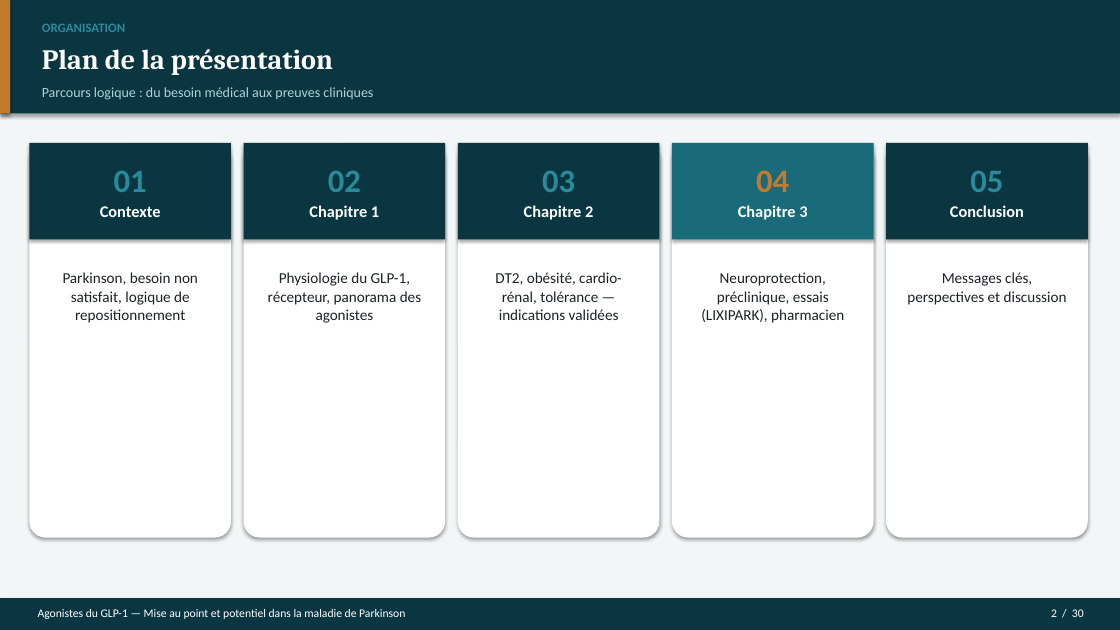
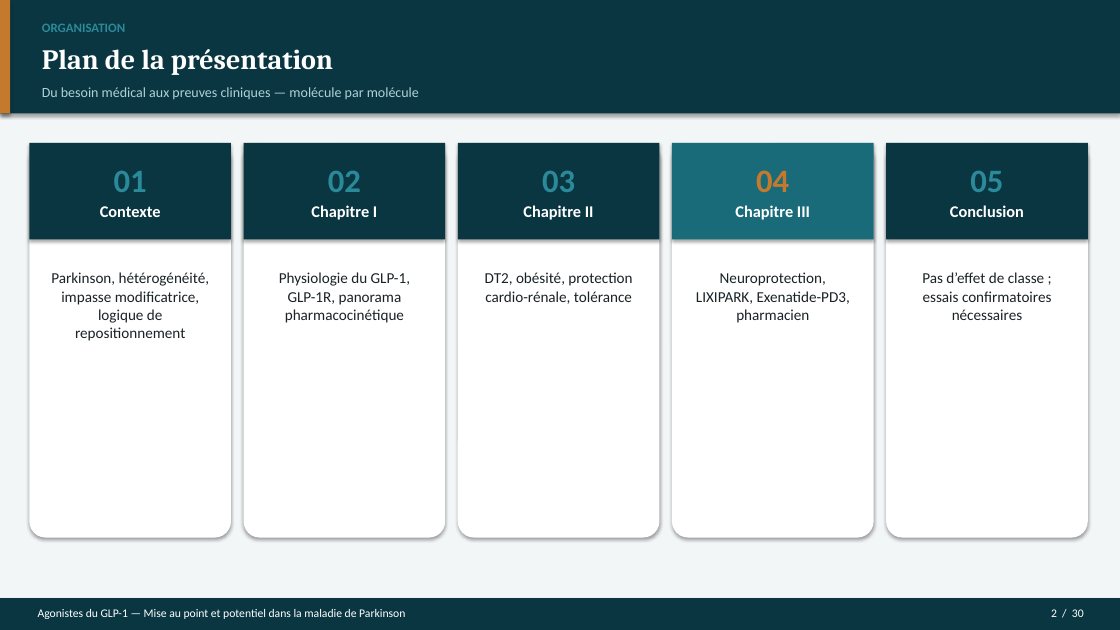
Before and after one commit to Mashtal-Platform/mashtal-platform, a slide deck: slide 2 of docs/presentation/Soutenance_GLP1_Parkinson.pptx. Drawn at 1120x630 pixels with LibreOffice and Linux fonts; fonts in the diff are those of the drawing. Boxes give left, top, right and bottom in pixels: in the first picture for what was removed or moved away, otherwise in the second. Text is boxed around its words. In the diff, an @@ line names an element or a change of style, - is before the commit and + after.

```diff
--- a/docs/presentation/Soutenance_GLP1_Parkinson.pptx
+++ b/docs/presentation/Soutenance_GLP1_Parkinson.pptx
@@ text at (42, 87, 419, 99): text changed @@
-Parcours logique : du besoin médical aux preuves cliniques
+Du besoin médical aux preuves cliniques — molécule par molécule
@@ text at (311, 205, 377, 220): text changed @@
-Chapitre 1
+Chapitre I
@@ text at (523, 205, 594, 220): text changed @@
-Chapitre 2
+Chapitre II
@@ text at (735, 205, 810, 220): text changed @@
-Chapitre 3
+Chapitre III
@@ text at (51, 272, 210, 341): text changed @@
-Parkinson, besoin non satisfait, logique de repositionnement
+Parkinson, hétérogénéité, impasse modificatrice, logique de repositionnement
@@ text at (279, 272, 410, 323): text changed @@
-Physiologie du GLP-1, récepteur, panorama des agonistes
+Physiologie du GLP-1, GLP-1R, panorama pharmacocinétique
@@ text at (485, 272, 632, 304): text changed @@
-DT2, obésité, cardio-rénal, tolérance — indications validées
+DT2, obésité, protection cardio-rénale, tolérance
@@ text at (696, 272, 850, 323): text changed @@
-Neuroprotection, préclinique, essais (LIXIPARK), pharmacien
+Neuroprotection, LIXIPARK, Exenatide-PD3, pharmacien
@@ text at (922, 272, 1052, 320): text changed @@
-Messages clés, perspectives et discussion
+Pas d’effet de classe ; essais confirmatoires nécessaires
```
Also in this commit, not shown: 19 other slides changed, 10 slides added, 10 slides removed, 7 other files.
